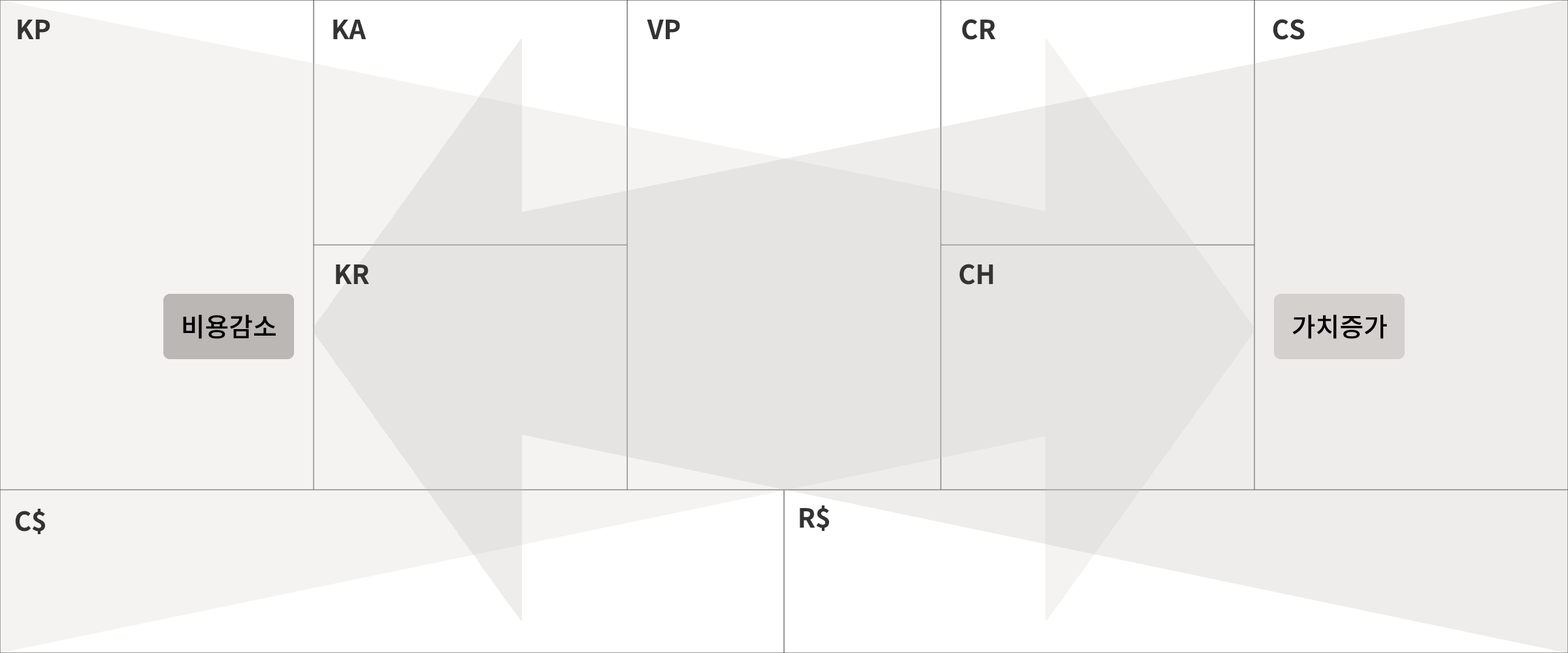
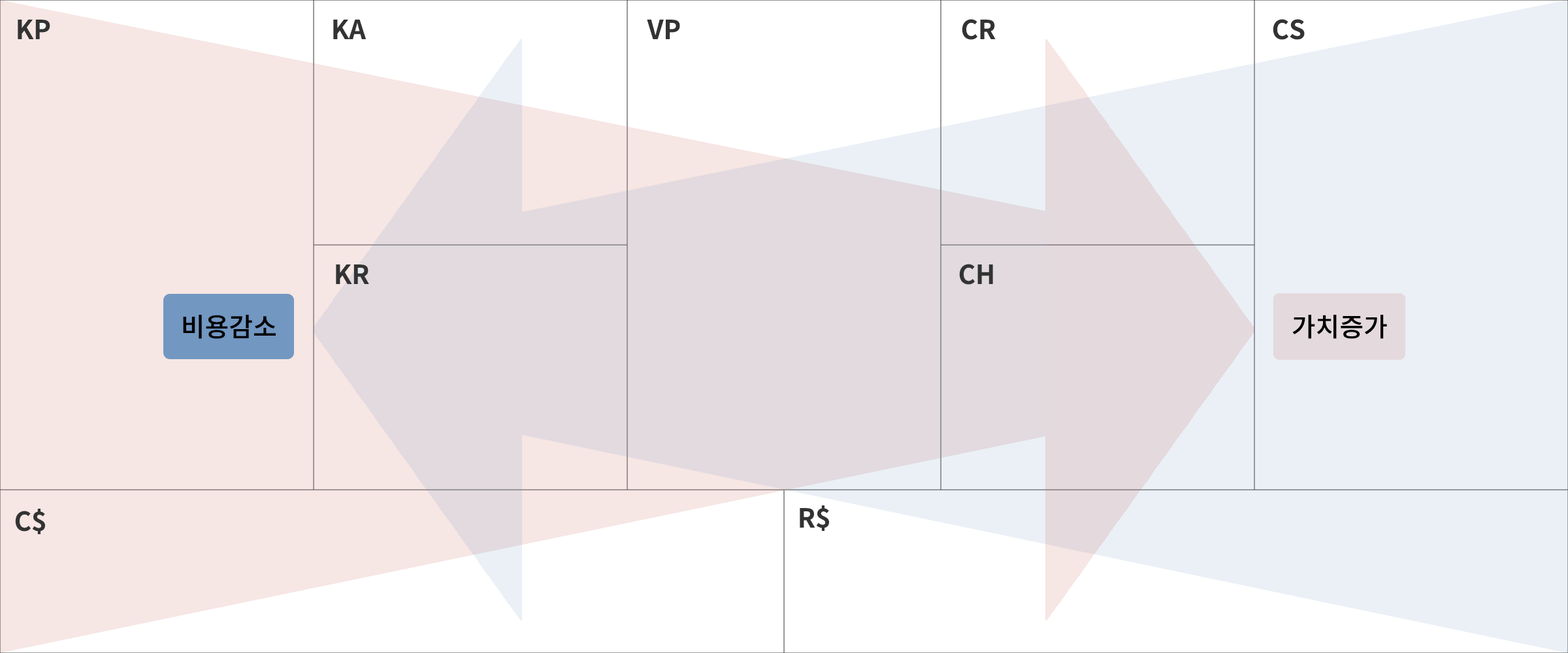
Before/after of a 1568 x 653 layered artwork. What changed in the layer stack:
removed layer "모서리가 둥근 직사각형 1" (1st of 2) over (1274, 294, 1405, 360)
"다각형 1" (1st of 2): opacity 25% → 15%, moved it above "비용감소", painted on it over (312, 39, 1406, 621)
painted on "모서리가 둥근 직사각형 1" over (163, 294, 294, 360)
"다각형 1" (2nd of 2): opacity 25% → 15%, moved it above "사각형 4", painted on it over (1045, 39, 1255, 621)
"사각형 4" (1st of 2): opacity 25% → 15%, painted on it over (522, 0, 1568, 653)
"사각형 4" (2nd of 2): opacity 25% → 15%, painted on it, masked it over (0, 0, 1046, 653)
